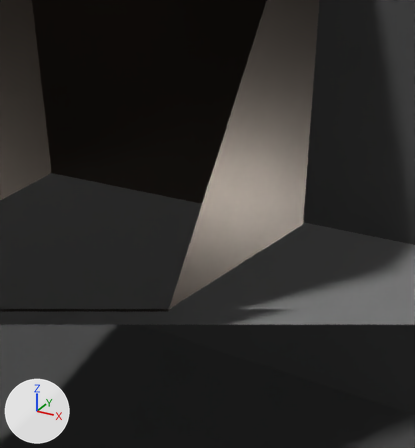
The Blender file Models/screen.blend: old version first, new version second.
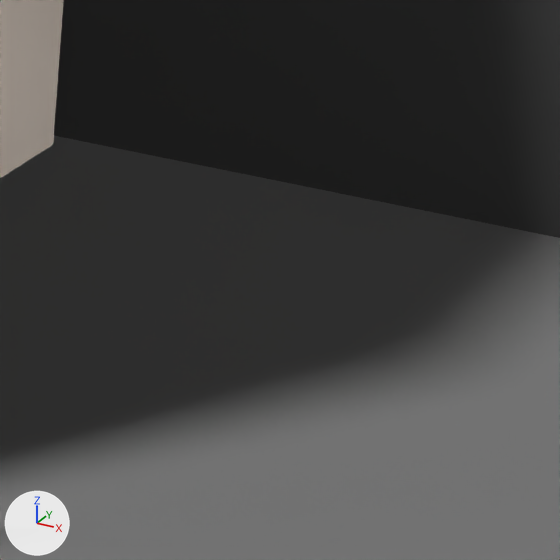
There are two pictures of each version: one from a camera (50 mm lens) standing at (2.027, -0.137, 0.598) and looking at (0.762, 2.163, -0.552), one close up on the part from 70% to 100% of the width and 43% to 71% of the height. The lights are fixed; the arrows at lower left show +X, +Y and +Z. Everything nearer to the camera than a plane just in front of the edit is cut away.

Objects in the first close-up: 'Cube', 'DeskFront', 'WallFront'.
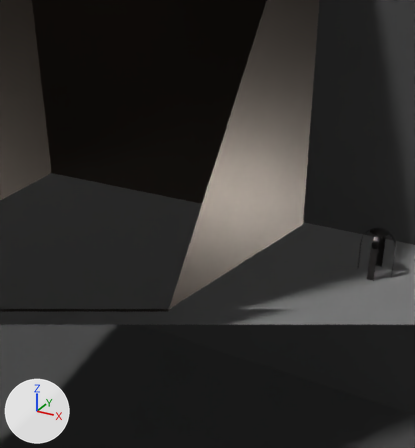
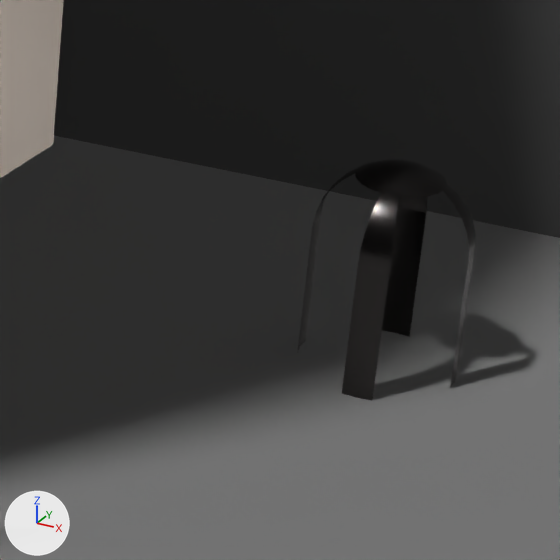
Location of each change, [x1, y1, x2, y2] in pixels of the close-ups (560 x 560 px):
'Cylinder', added: after [297, 160, 476, 400]

Edits to the bpy script that builds the scene:
```text
Add mat_material_003:
    mat_material_003 = principled_material('Material.003')
    mat_material_003.base_color = (0.0985, 0.0913, 0.0892)  # dark grey #585554
    mat_material_003.metallic = 1.0
    mat_material_003.roughness = 0.238
Add me_cylinder:
    me_cylinder.from_pydata(...)  # 193 vertices, 153 faces; spans x -1.0..1.0, y -1.0..1.0, z -1.0..2.01
    me_cylinder.polygons.foreach_set('use_smooth', [True] * 153)
    me_cylinder.materials.append(mat_material_003)  # dark grey #585554
Add ob_cylinder:
    ob_cylinder = bpy.data.objects.new('Cylinder', me_cylinder)
    ob_cylinder.location = (1.528, 2.519, -0.727)
    ob_cylinder.scale = (0.086, 0.086, 0.086)
```
